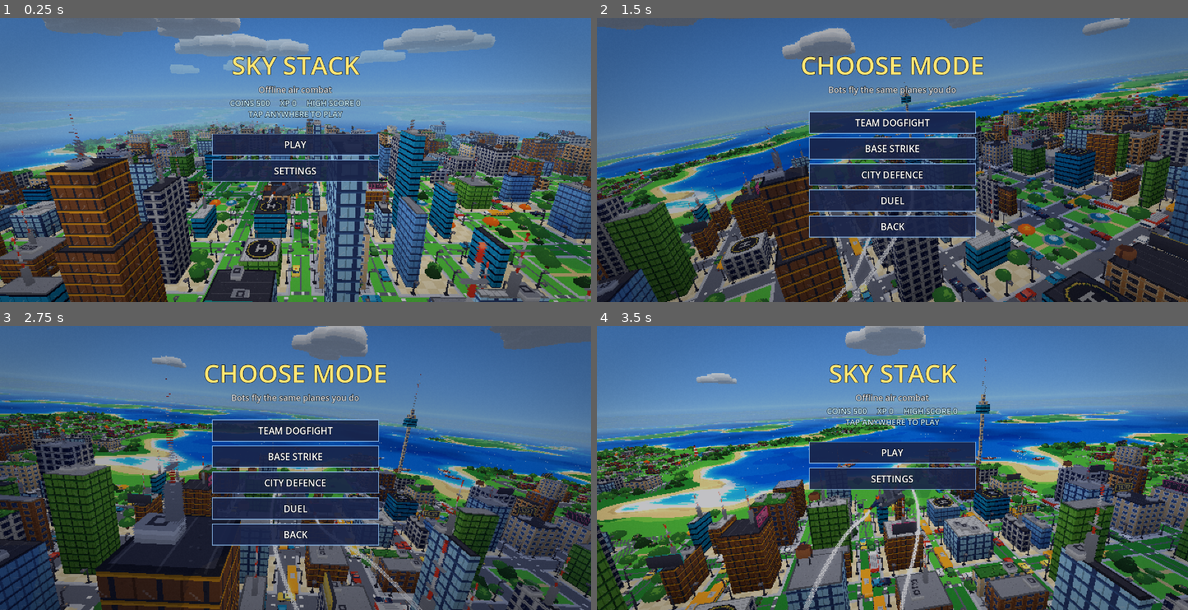
Above: before the commit, frames 1-4 (two rows, left to right).
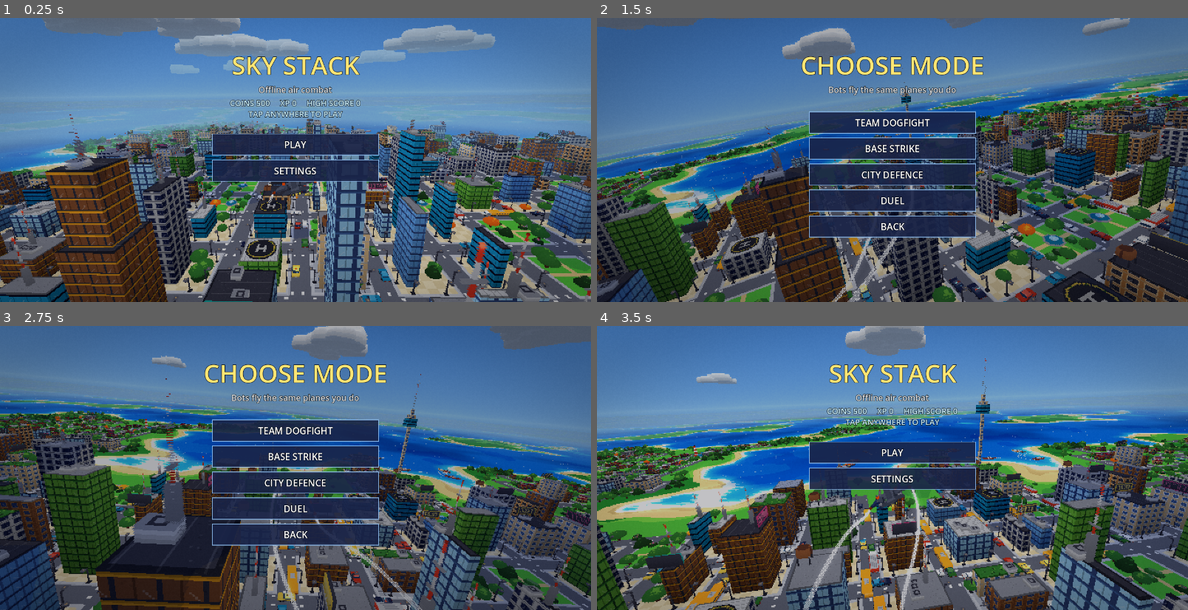
Above: after the commit, the same moments.

Repository: andriiolshevskyi7-hash/sky-stack
Game: Godot game, scene res://main.tscn
The game is run twice, just before and just after one commit, with the same random seed, the same clock (stepped at 60 frames per second) and the same inputs.
Inputs (mouse positions are in pixels of both pictures, inside the frame that each line leads up to):
- Up to frame 1 (0.25 s): no input
- Up to frame 2 (1.5 s): tap Enter at 0.5 s; move the mouse to (1022, 145) at 0.52 s; hold D 0.53-1.25 s; tap C at 0.6 s; click (1022, 145) at 0.67 s; tap Space at 0.77 s; drag from (774, 174) to (862, 216) at 1.27 s
- Up to frame 3 (2.75 s): move the mouse to (354, 405) at 2.02 s; hold D from 2.03 s (still down); tap P at 2.1 s
- Up to frame 4 (3.5 s): release D at 2.75 s; drag from (862, 524) to (715, 425) at 2.77 s

The runs differ from the first frame. In frame 1, 5.7% of the frame differs, in the area x 0-100%, y 35-100%; in frame 2, 1.0%; in frame 3, 0.9%; in frame 4, 5.3%.

Commit message:
Fix road flicker: z-fighting between flat ground layers
Cause: the city ground is a stack of overlapping horizontal quads (terrain
plane at y 0, asphalt 0.2, markings 0.3, sidewalk 0.4, lot 0.5, paths 0.56,
stadium pitch 0.52 - world units) with the camera near plane at 0.5. With a
24-bit depth buffer the depth resolution is ~d^2 / (near * 2^24): ~0.03 at
1 km and ~0.4 at 1.8 km (edge of the streamed chunks), larger than every
layer gap, so roads, grass and terrain swapped pixels every frame. World
scale x2 doubled the viewing distances and made it much worse.

- Camera near 0.5 -> 4 (8x finer depth everywhere; nothing visible is ever
  closer than ~5 units); far stays 16 km past the fog so no horizon cut
- Ground layers on a fixed 0.16-world step: CityGen.Y_ROAD, Y_MARK,
  Y_WALK, Y_LOT, Y_DETAIL (stadium pitch was 0.02 above its lot, paths
  0.06); props stand on top of their layer, glow pools above everything
- ground.gdshader: each layer is also pulled towards the camera by a
  fraction of its view distance, so separation grows with distance like the
  depth error does
- Terrain plane lowered to y -0.5 and pushed slightly away from the camera:
  it can never beat a road, lot, pad or relief floor drawn above it
- Beaches/grass/water/shore are one terrain-shader surface, jet and cloud
  shadows are computed in-shader, roof detail sits 0.5 above roofs: no
  other coplanar pairs
- tests/zprobe: local diagnostic that freezes the game, nudges the camera
  2 cm and counts flipped pixels. Cockpit view 3.6% -> 0.6% flipped; whole
  road surfaces flickered before, now only edge pixels change, on all maps
  and views
- Bot skill test judged on up to 45 s of fighting instead of one noisy
  15 s pass (it could fail at random and block the strict CI gate)

Co-Authored-By: Claude Opus 5.5 <noreply@anthropic.com>
Claude-Session: https://claude.ai/code/session_01L9hRBCRnnnxvoWgFDdSWFJ

Diff:
--- a/scripts/city_gen.gd
+++ b/scripts/city_gen.gd
@@ -82,6 +82,19 @@
 enum { PK_TOWER, PK_MID, PK_HOUSE, PK_FLAT }
 
 const LAMP_GLOW := Color(1.0, 0.8, 0.5, 0.55)
+
+## Flat ground layers (virtual units; world = x2). Every layer is a fixed step
+## apart so no two coplanar surfaces ever share a depth value: at the far edge
+## of the streamed chunks (~1.8 km, near plane 4) the 24-bit depth resolution
+## is ~0.05 world units, the step is 0.16 world units, and the ground shader
+## adds a distance-scaled pull per layer on top (see ground.gdshader).
+const Y_ROAD := 0.10 # asphalt, desert/snow pads under relief
+const Y_MARK := 0.18 # lane dashes, zebra crossings
+const Y_WALK := 0.26 # sidewalks
+const Y_LOT := 0.34 # lot surface: grass, plaza, slabs
+const Y_DETAIL := 0.42 # park paths, stadium pitch
+const Y_PROP := Y_LOT + 0.04 # props standing on a lot
+const Y_GLOW := 0.5 # additive light pools (no depth write)
 const NEON := [Color(1.0, 0.25, 0.8, 0.8), Color(0.2, 0.9, 1.0, 0.8), Color(0.7, 0.35, 1.0, 0.8), Color(1.0, 0.55, 0.15, 0.7)]
 
 # ---- per-map generation parameters (set on the main thread by WorldMap
@@ -390,7 +403,7 @@
 
 static func _glow(cb: Build, x: float, z: float, size: float, col: Color) -> void:
 	var h := size * 0.5
-	var y := 0.45
+	var y := Y_GLOW
 	cb.gl.quad(Vector3(x - h, y, z - h), Vector3(x + h, y, z - h), Vector3(x + h, y, z + h), Vector3(x - h, y, z + h),
 		Vector2(0, 0), Vector2(1, 0), Vector2(1, 1), Vector2(0, 1), col)
 
@@ -545,7 +558,7 @@
 		]
 		for s in spots:
 			var yaw := atan2(-s[3], s[2])
-			cb.p.add_stack(lamp, 0, Vector3(s[0], 0.2, s[1]), yaw, 1.0, Color.WHITE, 2)
+			cb.p.add_stack(lamp, 0, Vector3(s[0], Y_WALK + 0.04, s[1]), yaw, 1.0, Color.WHITE, 2)
 			var gc: Color = LAMP_GLOW
 			if neon:
 				gc = NEON[hashi(int(s[0]), int(s[1]), 9) % NEON.size()]
@@ -564,7 +577,7 @@
 		if not ok or island_h(x, z) < URBAN_H - 0.03:
 			continue
 		var v := 1 if rng.randf() < pine_bias else (2 if rng.randf() < 0.12 else 0)
-		_stack(cb, "tree", v, Vector3(x, 0.2, z), rng.randf() * TAU, rng.randf_range(0.8, 1.25))
+		_stack(cb, "tree", v, Vector3(x, Y_PROP, z), rng.randf() * TAU, rng.randf_range(0.8, 1.25))
 
 
 # ------------------------------------------------------------------ blocks
@@ -585,8 +598,8 @@
 		_nature(cb, rng, bx, bz, d)
 		return
 	# streets around the block (adjacent urban blocks overlap seamlessly)
-	cb.g.ground_rect(bx * BLOCK - HALF_ST, bz * BLOCK - HALF_ST, (bx + 1) * BLOCK + HALF_ST, (bz + 1) * BLOCK + HALF_ST, 0.1, G_ASPHALT)
-	cb.g.ground_rect(lx0, lz0, lx1, lz1, 0.2, G_SIDEWALK)
+	cb.g.ground_rect(bx * BLOCK - HALF_ST, bz * BLOCK - HALF_ST, (bx + 1) * BLOCK + HALF_ST, (bz + 1) * BLOCK + HALF_ST, Y_ROAD, G_ASPHALT)
+	cb.g.ground_rect(lx0, lz0, lx1, lz1, Y_WALK, G_SIDEWALK)
 	var inner := Rect2(lx0 + 3.0, lz0 + 3.0, LOT - 6.0, LOT - 6.0)
 	var tile := G_GRASS
 	match d:
@@ -594,7 +607,7 @@
 			tile = G_PLAZA
 		D_MIDTOWN, D_INDUSTRIAL:
 			tile = G_SLABS
-	cb.g.ground_rect(inner.position.x, inner.position.y, inner.end.x, inner.end.y, 0.25, tile)
+	cb.g.ground_rect(inner.position.x, inner.position.y, inner.end.x, inner.end.y, Y_LOT, tile)
 	var cv := city_val((bx + 0.5) * BLOCK, (bz + 0.5) * BLOCK)
 	match d:
 		D_DOWNTOWN:
@@ -652,31 +665,31 @@
 				for k in 3:
 					if rng.randf() < 0.3:
 						continue
-					var p := Vector3(inner.position.x + 6.0 + k * 13.0, 0.25, inner.position.y + 27.0 + row * 9.0)
+					var p := Vector3(inner.position.x + 6.0 + k * 13.0, Y_PROP, inner.position.y + 27.0 + row * 9.0)
 					_stack(cb, "container", rng.randi() % 4, p, PI * 0.5)
 			if rng.randf() < 0.35:
-				_stack(cb, "crane", 0, Vector3(inner.end.x - 8.0, 0.25, inner.end.y - 8.0), rng.randf() * TAU)
+				_stack(cb, "crane", 0, Vector3(inner.end.x - 8.0, Y_PROP, inner.end.y - 8.0), rng.randf() * TAU)
 			elif rng.randf() < 0.4:
 				var chx := inner.end.x - 6.0
 				var chz := inner.end.y - 6.0
-				_stack(cb, "chimney", 0, Vector3(chx, 0.25, chz), 0.0)
+				_stack(cb, "chimney", 0, Vector3(chx, Y_PROP, chz), 0.0)
 				cb.chimneys.append(chx)
 				cb.chimneys.append(36.0)
 				cb.chimneys.append(chz)
 		D_PARK:
 			var avoid: Array[Rect2] = []
 			var c := inner.get_center()
-			cb.g.ground_rect(c.x - 2.0, inner.position.y, c.x + 2.0, inner.end.y, 0.28, G_PATH)
-			cb.g.ground_rect(inner.position.x, c.y - 2.0, inner.end.x, c.y + 2.0, 0.28, G_PATH)
+			cb.g.ground_rect(c.x - 2.0, inner.position.y, c.x + 2.0, inner.end.y, Y_DETAIL, G_PATH)
+			cb.g.ground_rect(inner.position.x, c.y - 2.0, inner.end.x, c.y + 2.0, Y_DETAIL, G_PATH)
 			avoid.append(Rect2(c.x - 2.0, inner.position.y, 4.0, inner.size.y))
 			avoid.append(Rect2(inner.position.x, c.y - 2.0, inner.size.x, 4.0))
 			if rng.randf() < 0.6:
-				_stack(cb, "fountain", 0, Vector3(c.x, 0.3, c.y), 0.0)
+				_stack(cb, "fountain", 0, Vector3(c.x, Y_PROP, c.y), 0.0)
 				avoid.append(Rect2(c.x - 9.0, c.y - 9.0, 18.0, 18.0))
 			_trees(cb, rng, inner, rng.randi_range(7, 12), avoid, 0.2)
 			for k in rng.randi_range(2, 5):
 				var p := inner.position + Vector2(rng.randf(), rng.randf()) * inner.size
-				_stack(cb, "bush", rng.randi() % 2, Vector3(p.x, 0.25, p.y), rng.randf() * TAU)
+				_stack(cb, "bush", rng.randi() % 2, Vector3(p.x, Y_PROP, p.y), rng.randf() * TAU)
 		D_STADIUM:
 			_stadium(cb, inner)
 
@@ -700,7 +713,7 @@
 		z1 -= rng.randf_range(2.0, 10.0) if mesa or relief_h(bx, bz + 1) <= 0.0 else 0.0
 	var style := F_ROCK if mesa else F_GRANITE
 	var roof := R_SAND if mesa else (R_SNOW if h >= 72.0 else R_ROCK)
-	cb.g.ground_rect(bx * BLOCK, bz * BLOCK, (bx + 1) * BLOCK, (bz + 1) * BLOCK, 0.1, G_DIRT if mesa else G_SAND,
+	cb.g.ground_rect(bx * BLOCK, bz * BLOCK, (bx + 1) * BLOCK, (bz + 1) * BLOCK, Y_ROAD, G_DIRT if mesa else G_SAND,
 		Color(0.95, 0.7, 0.5) if mesa else Color(0.85, 0.88, 0.92))
 	_box(cb, x0, z0, x1, z1, 0.0, h, style, roof, hashf(bx, bz, 83), true)
 	_reg(cb, relief_id(bx, bz), x0, z0, x1, z1, h)
@@ -756,7 +769,7 @@
 
 static func _stadium(cb: Build, r: Rect2) -> void:
 	var c := r.get_center()
-	cb.g.ground_rect(c.x - 13.0, c.y - 10.0, c.x + 13.0, c.y + 10.0, 0.26, G_FIELD, Color.WHITE, 16.0, true)
+	cb.g.ground_rect(c.x - 13.0, c.y - 10.0, c.x + 13.0, c.y + 10.0, Y_DETAIL, G_FIELD, Color.WHITE, 16.0, true)
 	var n := 20
 	var ro := Vector2(r.size.x * 0.5 - 0.5, r.size.y * 0.5 - 1.5)
 	var ri := ro - Vector2(8.0, 7.0)
@@ -782,7 +795,7 @@
 	for k in 4:
 		var a := TAU * (k + 0.5) / 4.0
 		var p := c + Vector2(cos(a), sin(a)) * (ro + Vector2(1.0, 1.0))
-		_stack(cb, "lamp", 0, Vector3(p.x, 0.2, p.y), atan2(sin(a), -cos(a)), 2.0)
+		_stack(cb, "lamp", 0, Vector3(p.x, Y_DETAIL + 0.04, p.y), atan2(sin(a), -cos(a)), 2.0)
 
 
 # ------------------------------------------------------------------ roads, river, sea
@@ -795,9 +808,9 @@
 			if not (urban[Vector2i(bx, row - 1)] or urban[Vector2i(bx, row)]):
 				continue
 			var sx := bx * BLOCK + HALF_ST
-			cb.g.ground_rect(sx + 5.0, z - 0.75, sx + LOT - 5.0, z + 0.75, 0.15, G_DASH)
-			cb.g.ground_rect(sx + 1.0, z - 7.0, sx + 4.0, z + 7.0, 0.15, G_CROSS, Color.WHITE, 16.0, true)
-			cb.g.ground_rect(sx + LOT - 4.0, z - 7.0, sx + LOT - 1.0, z + 7.0, 0.15, G_CROSS, Color.WHITE, 16.0, true)
+			cb.g.ground_rect(sx + 5.0, z - 0.75, sx + LOT - 5.0, z + 0.75, Y_MARK, G_DASH)
+			cb.g.ground_rect(sx + 1.0, z - 7.0, sx + 4.0, z + 7.0, Y_MARK, G_CROSS, Color.WHITE, 16.0, true)
+			cb.g.ground_rect(sx + LOT - 4.0, z - 7.0, sx + LOT - 1.0, z + 7.0, Y_MARK, G_CROSS, Color.WHITE, 16.0, true)
 	# vertical streets (run along Z) at x = col * 64
 	for col in range(cx * BPC, cx * BPC + BPC):
 		var x := col * BLOCK
@@ -805,6 +818,6 @@
 			if not (urban[Vector2i(col - 1, bz)] or urban[Vector2i(col, bz)]):
 				continue
 			var sz := bz * BLOCK + HALF_ST
-			cb.g.ground_rect(x - 0.75, sz + 5.0, x + 0.75, sz + LOT - 5.0, 0.15, G_DASH, Color.WHITE, 16.0, true)
-			cb.g.ground_rect(x - 7.0, sz + 1.0, x + 7.0, sz + 4.0, 0.15, G_CROSS)
-			cb.g.ground_rect(x - 7.0, sz + LOT - 4.0, x + 7.0, sz + LOT - 1.0, 0.15, G_CROSS)
+			cb.g.ground_rect(x - 0.75, sz + 5.0, x + 0.75, sz + LOT - 5.0, Y_MARK, G_DASH, Color.WHITE, 16.0, true)
+			cb.g.ground_rect(x - 7.0, sz + 1.0, x + 7.0, sz + 4.0, Y_MARK, G_CROSS)
+			cb.g.ground_rect(x - 7.0, sz + LOT - 4.0, x + 7.0, sz + LOT - 1.0, Y_MARK, G_CROSS)
--- a/scripts/game_camera.gd
+++ b/scripts/game_camera.gd
@@ -41,7 +41,12 @@
 
 func _ready() -> void:
 	projection = PROJECTION_PERSPECTIVE
-	near = 0.5
+	# Depth precision ~ distance^2 / (near * 2^24): near 4 instead of 0.5 gives
+	# 8x finer depth everywhere. Nothing visible is ever closer than ~5 units
+	# (cockpit eye sits 7 ahead of the hidden jet, chase is 166 back). The far
+	# plane hardly affects precision (factor far/(far-near) ~ 1); it stays past
+	# the 7 km fog so the horizon never shows a cut edge.
+	near = 4.0
 	far = 16000.0
 	fov = 62.0
 	current = true
--- a/scripts/main.gd
+++ b/scripts/main.gd
@@ -17,6 +17,8 @@
 var traffic: Traffic
 var daynight: DayNight
 var terrain: MeshInstance3D
+## Terrain plane sits below every flat ground layer (see CityGen.Y_ROAD...).
+const TERRAIN_Y := -0.5
 var world_map: WorldMap
 var border_t := 0.0 # seconds outside the warning line
 var clouds: Clouds
@@ -367,7 +369,7 @@
 	var gf := ground_focus()
 	chunks.focus = gf
 	traffic.focus = gf
-	terrain.position = Vector3(snappedf(gf.x, 256.0), 0.0, snappedf(gf.z, 256.0))
+	terrain.position = Vector3(snappedf(gf.x, 256.0), TERRAIN_Y, snappedf(gf.z, 256.0))
 	var over := cam.mode == GameCamera.Mode.OVERHEAD
 	clouds.opacity = lerpf(clouds.opacity, 0.5 if over else 1.0, 1.0 - exp(-delta * 3.0))
 	clouds.mat.set_shader_parameter("near_fade", 700.0 if over else 260.0)
@@ -1161,13 +1163,20 @@
 	if float(aces[0].cfg["turn"]) != float(jet.cfg["turn"]) or float(rookies[0].cfg["speed"]) != float(jet.cfg["speed"]):
 		errs.append("bots do not share the player's flight model")
 	var low := 0
-	for i in 60:
-		await t.get_tree().create_timer(0.25).timeout
-		for b in aces + rookies:
-			if b.alive and b.position.y < 25.0:
-				low += 1
-	var dmg_a: float = aces[0].damage_dealt + aces[1].damage_dealt
-	var dmg_r: float = rookies[0].damage_dealt + rookies[1].damage_dealt
+	var dmg_a := 0.0
+	var dmg_r := 0.0
+	# A single 15 s fight is noisy (an ace can whiff a pass); keep fighting
+	# up to 45 s total and judge the cumulative damage.
+	for attempt in 3:
+		for i in 60:
+			await t.get_tree().create_timer(0.25).timeout
+			for b in aces + rookies:
+				if b.alive and b.position.y < 25.0:
+					low += 1
+		dmg_a = aces[0].damage_dealt + aces[1].damage_dealt
+		dmg_r = rookies[0].damage_dealt + rookies[1].damage_dealt
+		if dmg_a > dmg_r:
+			break
 	print("    bots: aces dmg %.0f kills %d | rookies dmg %.0f kills %d | low %d" % [dmg_a, aces[0].kills + aces[1].kills, dmg_r, rookies[0].kills + rookies[1].kills, low])
 	if dmg_a + dmg_r <= 0.0:
 		errs.append("bots never hit each other")
--- a/shaders/ground.gdshader
+++ b/shaders/ground.gdshader
@@ -9,8 +9,22 @@
 
 varying vec3 wpos;
 
+// Flat ground layers lie 0.08 (virtual) apart (CityGen.Y_ROAD .. Y_DETAIL).
+// On top of that physical gap, pull each layer towards the camera by a
+// fraction of its distance, so the separation grows with distance just like
+// the depth-buffer error does: road always beats terrain, markings beat road,
+// sidewalk beats markings, lots beat sidewalks, paths beat lots - in every view.
+const float LAYER_STEP = 0.08;
+const float LAYER_PULL = 0.00018; // per layer, fraction of view distance
+
 void vertex() {
 	wpos = (MODEL_MATRIX * vec4(VERTEX, 1.0)).xyz;
+	vec4 vp = MODELVIEW_MATRIX * vec4(VERTEX, 1.0);
+	if (VERTEX.y < 0.8) {
+		float layer = clamp(floor(VERTEX.y / LAYER_STEP + 0.5), 0.0, 8.0);
+		vp.xyz *= 1.0 - layer * LAYER_PULL;
+	}
+	POSITION = PROJECTION_MATRIX * vp;
 }
 
 void fragment() {
--- a/shaders/terrain.gdshader
+++ b/shaders/terrain.gdshader
@@ -21,8 +21,16 @@
 
 varying vec3 wpos;
 
+// The terrain plane is the bottom layer under every chunk's ground mesh: it
+// sits 0.5 below y = 0 (main.gd) and is pushed slightly away from the camera
+// so roads, lots and pads drawn above it never z-fight with it.
+const float TERRAIN_PUSH = 0.0004; // fraction of view distance
+
 void vertex() {
 	wpos = (MODEL_MATRIX * vec4(VERTEX, 1.0)).xyz;
+	vec4 vp = MODELVIEW_MATRIX * vec4(VERTEX, 1.0);
+	vp.xyz *= 1.0 + TERRAIN_PUSH;
+	POSITION = PROJECTION_MATRIX * vp;
 }
 
 void fragment() {
--- /dev/null
+++ b/tests/zprobe.gd
@@ -0,0 +1,81 @@
+extends Node
+
+## Z-fighting probe (local diagnostics, not part of CI). Run with:
+##   godot res://tests/zprobe.tscn -- --pcam=0..2 --pmap=0..4
+## Freezes the game,
+## renders, nudges the camera by 2 cm, renders again and counts ground pixels
+## that changed. Real geometry barely moves; z-fighting pixels flip.
+
+func _ready() -> void:
+	process_mode = Node.PROCESS_MODE_ALWAYS
+	var args := OS.get_cmdline_user_args()
+	var cam_mode := 1
+	var map := 0
+	for a in args:
+		if a.begins_with("--pcam="):
+			cam_mode = int(a.substr(7))
+		elif a.begins_with("--pmap="):
+			map = int(a.substr(7))
+	var main: Node = load("res://main.tscn").instantiate()
+	get_tree().root.add_child.call_deferred(main)
+	await get_tree().create_timer(0.5).timeout
+	if map != 0 and main.get("world_map") != null:
+		main.world_map.apply(map)
+		main.apply_settings("")
+	main.start_game()
+	main.cam.mode = cam_mode
+	main.cam._since_switch = 99.0
+	main.show_debug = false
+	main.cam.fog_enabled = false
+	main.jet.position = Vector3(300, 360, 900)
+	main.jet.yaw = 0.3
+	for i in 120:
+		await get_tree().process_frame
+	main.chunks.load_all_now()
+	for i in 30:
+		await get_tree().process_frame
+	main.state = main.State.PAUSE # main._process returns early: camera frozen
+	get_tree().paused = true # traffic, fx, clouds stop
+	main.world_map.process_mode = Node.PROCESS_MODE_DISABLED
+	var vp: Viewport = main.pv.world_vp
+	var base := 0
+	var moved := 0
+	var total := 0
+	for k in 6:
+		await RenderingServer.frame_post_draw
+		var a := vp.get_texture().get_image()
+		await RenderingServer.frame_post_draw
+		var still := vp.get_texture().get_image()
+		main.cam.global_position += Vector3(0.02, 0.0, 0.0) * (1.0 if k % 2 == 0 else -1.0)
+		await RenderingServer.frame_post_draw
+		await RenderingServer.frame_post_draw
+		var b := vp.get_texture().get_image()
+		var c := _diff(a, still)
+		base += c[0]
+		moved += _diff(a, b)[0]
+		if k == 0:
+			var m := a.duplicate() as Image
+			for y in a.get_height():
+				for x in a.get_width():
+					var ca := a.get_pixel(x, y)
+					var cb := b.get_pixel(x, y)
+					if absf(ca.r - cb.r) + absf(ca.g - cb.g) + absf(ca.b - cb.b) > 0.12:
+						m.set_pixel(x, y, Color(0, 1, 0))
+			m.save_png("user://zdiff_%d_%d.png" % [map, cam_mode]) # green = pixel changed
+		total += c[1]
+	print("ZPROBE map=%d cam=%d  still-noise=%.3f%%  after-2cm-nudge=%.3f%%  camera-sensitive=%.3f%%" % [map, cam_mode,
+		100.0 * base / total, 100.0 * moved / total, 100.0 * maxf(0, moved - base) / total])
+	get_tree().quit()
+
+
+func _diff(a: Image, b: Image) -> Array:
+	var n := 0
+	var t := 0
+	for y in range(a.get_height() / 2, a.get_height()):
+		for x in a.get_width():
+			t += 1
+			var ca := a.get_pixel(x, y)
+			var cb := b.get_pixel(x, y)
+			if absf(ca.r - cb.r) + absf(ca.g - cb.g) + absf(ca.b - cb.b) > 0.12:
+				n += 1
+	return [n, t]
--- /dev/null
+++ b/tests/zprobe.tscn
@@ -0,0 +1,6 @@
+[gd_scene load_steps=2 format=3]
+
+[ext_resource type="Script" path="res://tests/zprobe.gd" id="1"]
+
+[node name="ZProbe" type="Node"]
+script = ExtResource("1")
